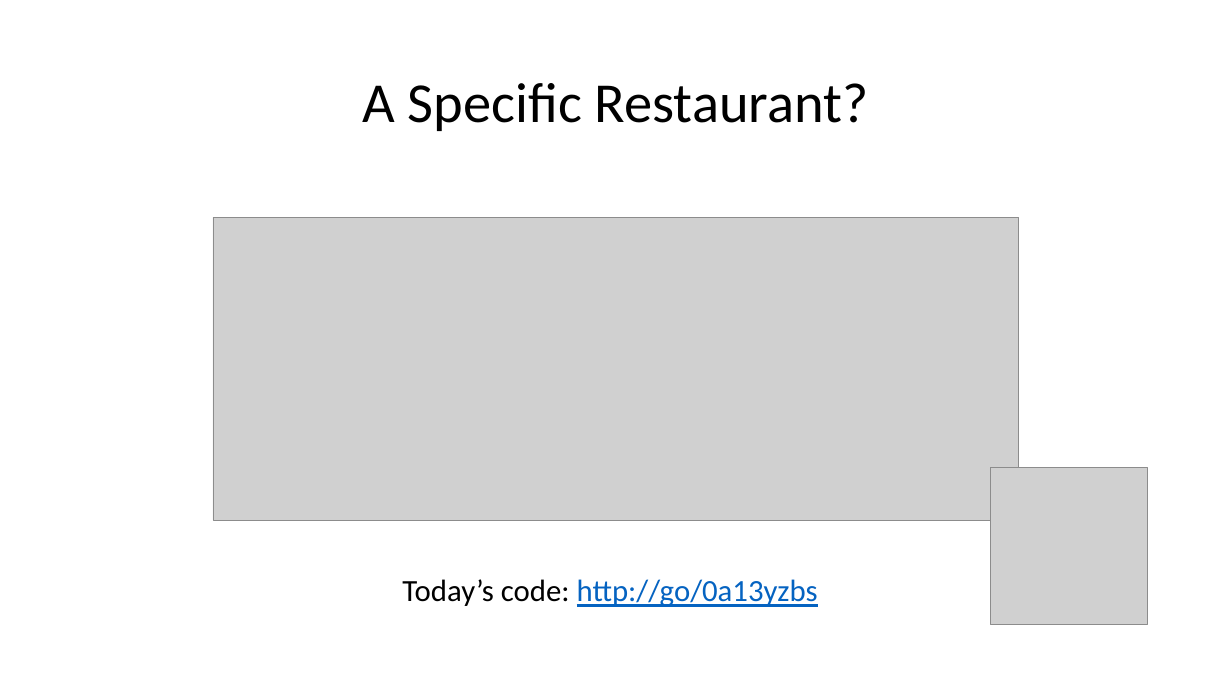
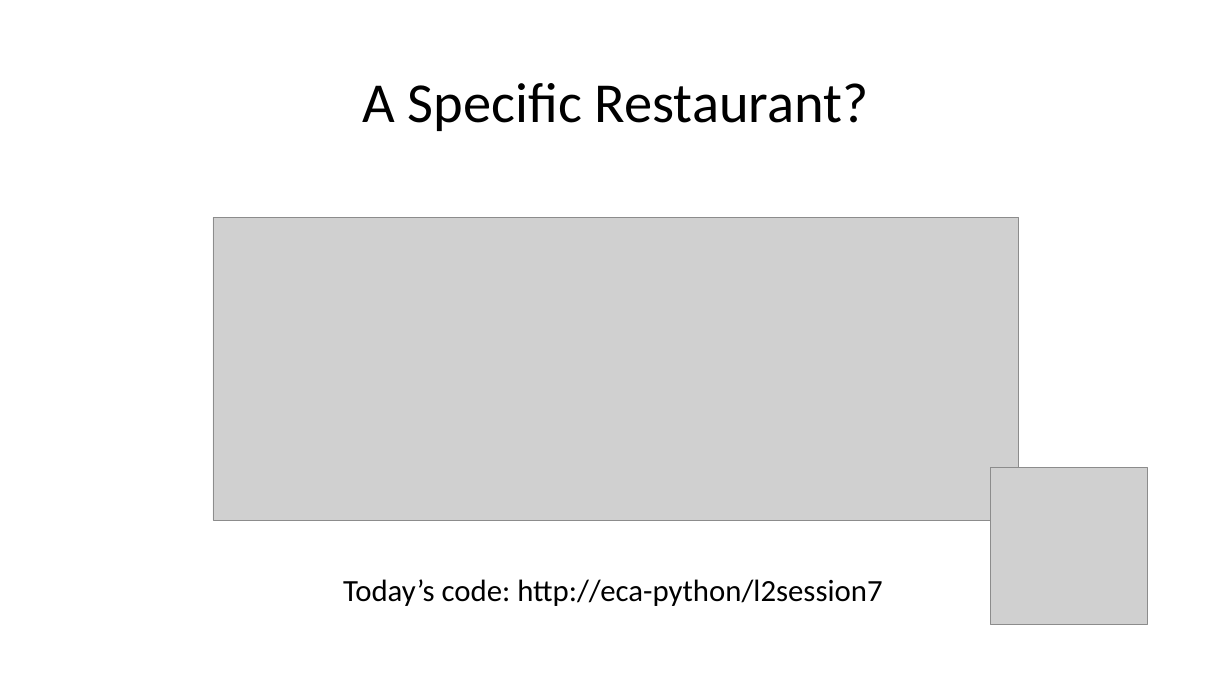
Before and after one commit to wilkotom/python_examples, a slide deck: slide 3 of Python Level 2/Lesson 7/Session 7.pptx. Drawn at 1232x693 pixels with LibreOffice and Linux fonts; fonts in the diff are those of the drawing; grey boxes stand for pictures. Boxes give left, top, right and bottom in pixels: in the first picture for what was removed or moved away, otherwise in the second. Text is boxed around its words. In the diff, an @@ line names an element or a change of style, - is before the commit and + after.

Commit message:
Changes for Python 3, aded an intermediary step to show how to go from pattern match to data in URL

```diff
--- a/Python Level 2/Lesson 7/Session 7.pptx
+++ b/Python Level 2/Lesson 7/Session 7.pptx
@@ text at bbox=[343, 579, 882, 606]: text changed; text colour #0563C1 to #000000 @@
-Today’s code: http://go/0a13yzbs
+Today’s code: http://eca-python/l2session7
```
Also in this commit, not shown: 4 other slides changed, 2 slides added.
